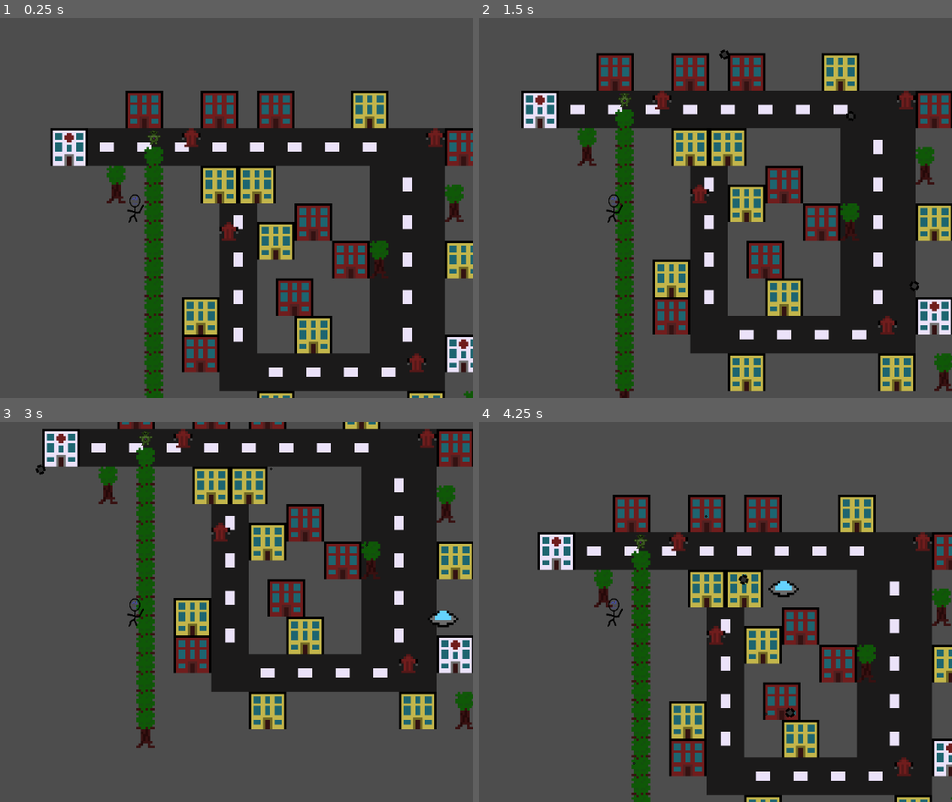
Above: before the commit, frames 1-4 (two rows, left to right).
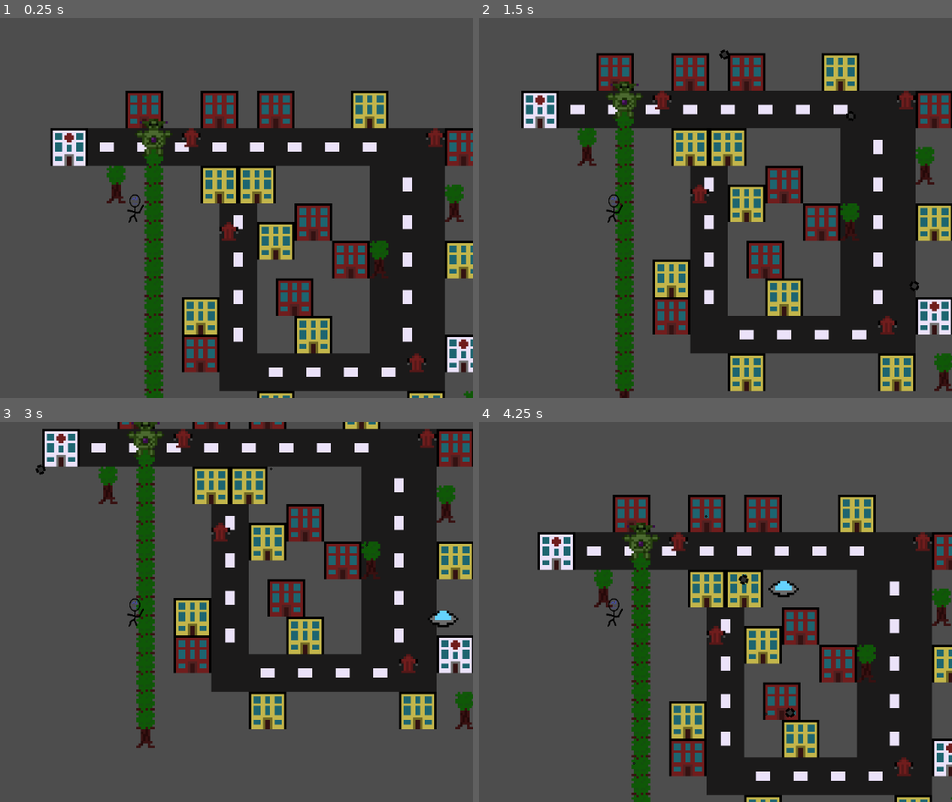
Above: after the commit, the same moments.

Repository: Lila-Kuhlt/Close-Encounters-of-the-Jeff-Kind
Game: Godot game, scene res://scenes/World.tscn
The game is run twice, just before and just after one commit, with the same random seed, the same clock (stepped at 60 frames per second) and the same inputs.
Inputs:
- Up to frame 1 (0.25 s): no input
- Up to frame 2 (1.5 s): tap Enter at 0.5 s; hold D (right) 0.53-1.28 s; hold S (down) from 1.28 s (still down)
- Up to frame 3 (3 s): release S (down) at 2.03 s; hold D (right) 2.03-2.78 s; hold W (up) from 2.78 s (still down)
- Up to frame 4 (4.25 s): release W (up) at 3.53 s; hold A (left) from 3.53 s (still down)

The runs differ from the first frame. In frame 1, 0.3% of the frame differs, in the area x 28-36%, y 26-37%; in frame 2, 0.3%; in frame 3, 0.3%; in frame 4, 0.3%.

Commit message:
Make fat alien have a realistic size

Diff:
--- a/godot/scenes/aliens/Alien.tscn
+++ b/godot/scenes/aliens/Alien.tscn
@@ -3,8 +3,8 @@
 [ext_resource type="Texture2D" uid="uid://dxxc4ld0u1jpv" path="res://assets/alien.png" id="1_v4t24"]
 
 [sub_resource type="CapsuleShape2D" id="CapsuleShape2D_beyqa"]
-radius = 2.0
-height = 6.0
+radius = 7.0
+height = 18.0
 
 [node name="Alien" type="CharacterBody2D"]
 texture_filter = 1
--- a/godot/scenes/aliens/FatAlien.tscn
+++ b/godot/scenes/aliens/FatAlien.tscn
@@ -9,7 +9,6 @@
 
 [node name="Sprite2D" parent="." index="0"]
 texture_filter = 1
-scale = Vector2(0.375, 0.375)
 texture = ExtResource("3_7pk35")
 
 [node name="Timer" parent="." index="2"]
